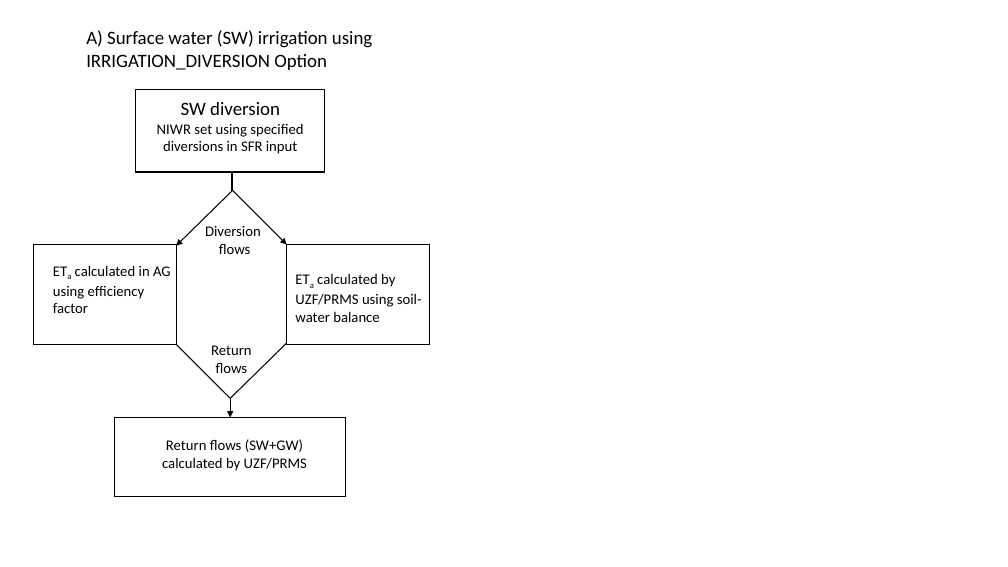
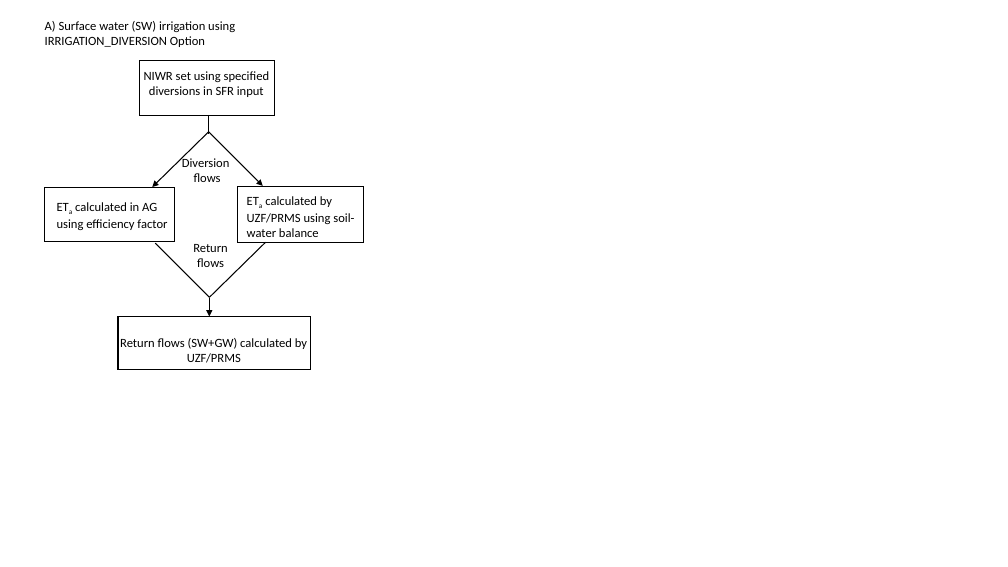
Before and after one commit to rniswon/mfnwt, a slide deck: slide 2 of Examples/AgWaterUse/doc/Options.pptx. Drawn at 1008x567 pixels with LibreOffice and Linux fonts; fonts in the diff are those of the drawing. Boxes give left, top, right and bottom in pixels: in the first picture for what was removed or moved away, otherwise in the second. Text is boxed around its words. In the diff, an @@ line names an element or a change of style, - is before the commit and + after.

```diff
--- a/Examples/AgWaterUse/doc/Options.pptx
+++ b/Examples/AgWaterUse/doc/Options.pptx
@@ text "A) Surface water (SW) irrigation ...": place and size @@
-text "A) Surface water (SW) irrigation ..." at [86,30,372,70]
+text "A) Surface water (SW) irrigation ..." at [45,21,235,47]
@@ text "A) Surface water (SW) irrigation ..." at [45,21,235,47]: size 18 to 12 pt @@
@@ text "NIWR set using specified diversions ...": place and size @@
-text "NIWR set using specified diversions ..." at [157,102,303,154]
+text "NIWR set using specified diversions ..." at [144,71,270,97]
@@ rectangle: place and size @@
-rectangle at [135,90,324,172]
+rectangle at [140,60,275,115]
@@ text at [181,102,280,115]: paragraph removed @@
-SW diversion
@@ line moved from (232, 172) - (232, 191) to (209, 115) - (209, 134) @@
@@ arrow moved from (176, 246) - (232, 191) to (152, 187) - (209, 132) @@
@@ arrow moved from (232, 191) - (287, 244) to (209, 132) - (263, 186) @@
@@ text "Diversion": place and size @@
-text "Diversion" at [205,226,261,254]
+text "Diversion" at [182,156,230,182]
@@ rectangle: place and size @@
-rectangle at [34,244,177,345]
+rectangle at [45,188,175,242]
@@ text "ETa calculated in AG using ...": place and size @@
-text "ETa calculated in AG using ..." at [53,265,171,313]
+text "ETa calculated in AG using ..." at [57,202,167,230]
@@ rectangle: place and size @@
-rectangle at [287,244,430,345]
+rectangle at [238,186,364,243]
@@ text "ETa calculated by UZF/PRMS using ...": place and size @@
-text "ETa calculated by UZF/PRMS using ..." at [295,273,422,322]
+text "ETa calculated by UZF/PRMS using ..." at [247,196,354,237]
@@ size 14 to 12 pt in 6 elements at [57,202,167,230], [182,156,230,182], [144,71,270,97], [247,196,354,237], [120,338,307,363], [193,244,228,267] @@
@@ text "Return": place and size @@
-text "Return" at [211,345,251,373]
+text "Return" at [193,244,228,267]
@@ 2 lines, 1 arrow: place and size @@
-2 lines, 1 arrow at [176,343,287,417]
+2 lines, 1 arrow at [155,242,265,317]
@@ rectangle: place and size @@
-rectangle at [114,418,346,497]
+rectangle at [118,317,311,370]
@@ text "Return flows (SW+GW) calculated by ...": place and size @@
-text "Return flows (SW+GW) calculated by ..." at [162,439,307,471]
+text "Return flows (SW+GW) calculated by ..." at [120,338,307,363]
```
Also in this commit, not shown: 2 other slides changed, 1 slide added, 4 other files.
